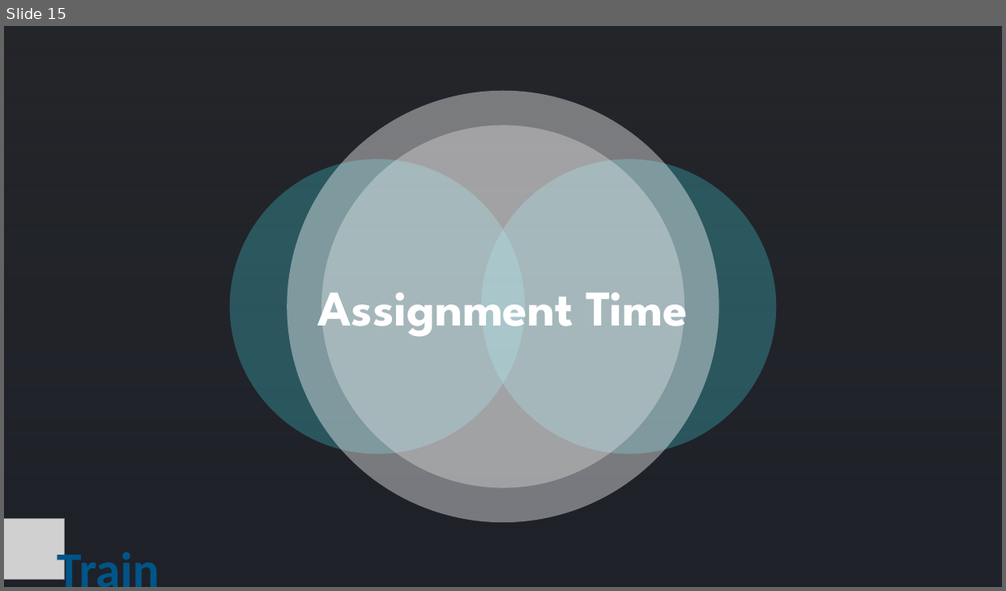
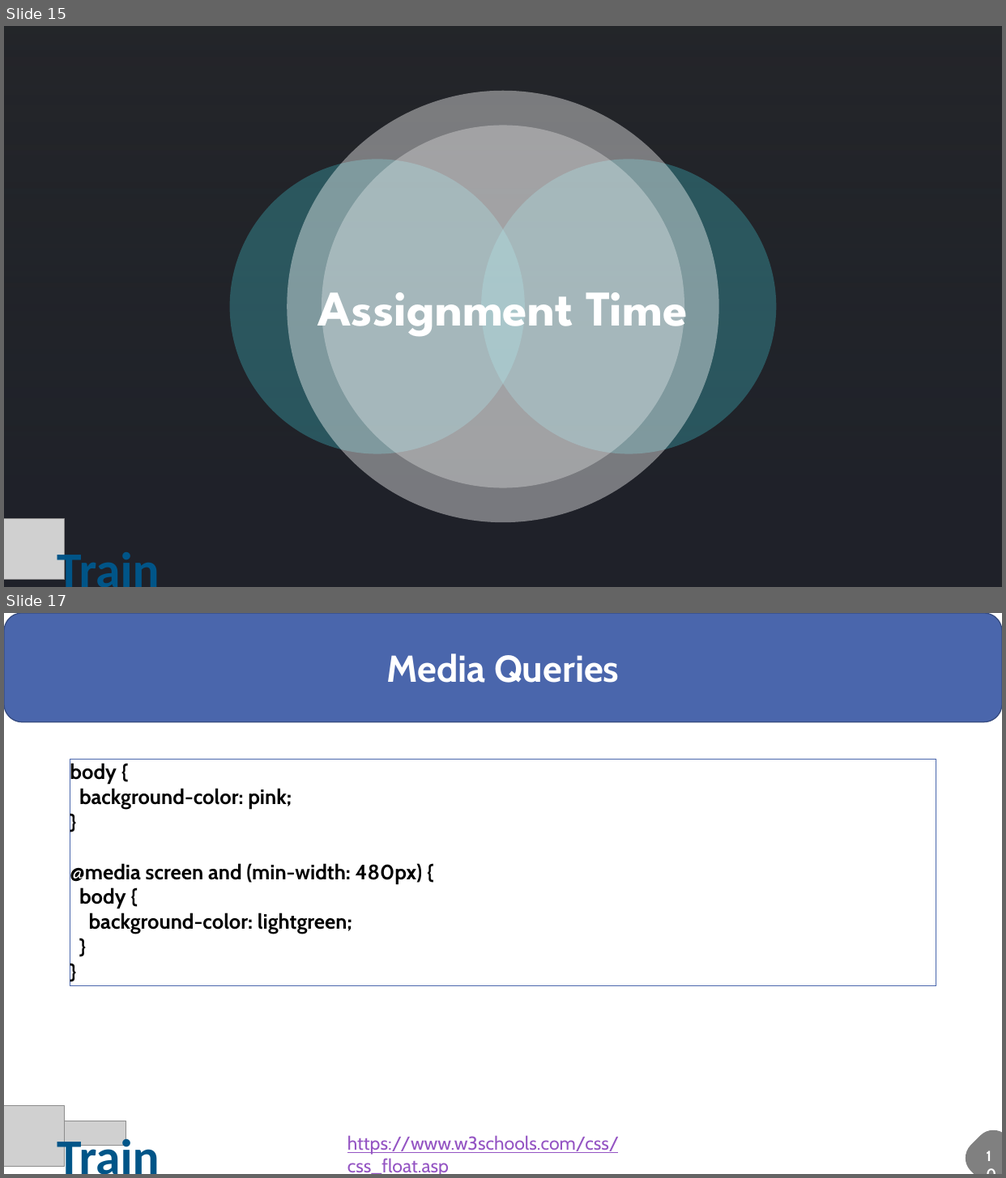
Before and after one commit to sesh86/HTML_CSS, a slide deck: iTrain - CSS.pptx. Shown one above the other, each under a label of ours: slide 15 before the commit, slides 15 and 17 after it; the slides between them are not shown. The pictures are 1006x591 and 1006x1178 pixels, drawn with LibreOffice and Linux fonts; fonts in the diff are those of the drawing; grey boxes stand for pictures; background and template pictures are left out; a plain dark background stands for a picture behind light text. Boxes give left, top, right and bottom in pixels: in the first picture for what was removed or moved away, otherwise in the second. Text is boxed around its words. In the diff, an @@ line names an element or a change of style, - is before the commit and + after.

```diff
--- a/iTrain - CSS.pptx
+++ b/iTrain - CSS.pptx
@@ slide 17 added at [4,613,1002,1174], background #FFFFFF @@
@@ rounded rectangle added at [4,613,1002,722], fill #4A66AC, outline #374B7F 1 pt, 36 pt, text #FFFFFF, bold @@
+Media Queries
@@ rectangle added at [70,759,936,986], outline #4A66AC 0.75 pt, 20 pt, text #000000, bold @@
+body {
+background-color: pink;
+}
+@media screen and (min-width: 480px) {
+body {
+background-color: lightgreen;
+}
+}
@@ picture added at [4,1106,65,1167] @@
@@ picture added at [42,1122,126,1145] @@
@@ text added at [57,1132,159,1174], 48 pt, text #005588, bold @@
+Train
@@ text added at [347,1135,619,1174], 18 pt, text #9454C3, underline @@
+https://www.w3schools.com/css/css_float.asp
@@ freeform shape added at [958,1123,1002,1174], fill #808080 @@
@@ text added at [978,1144,1002,1169], 14 pt, text #FFFFFF, bold @@
+10
```
Also in this commit, not shown: 1 other slide added, 2 other files.
